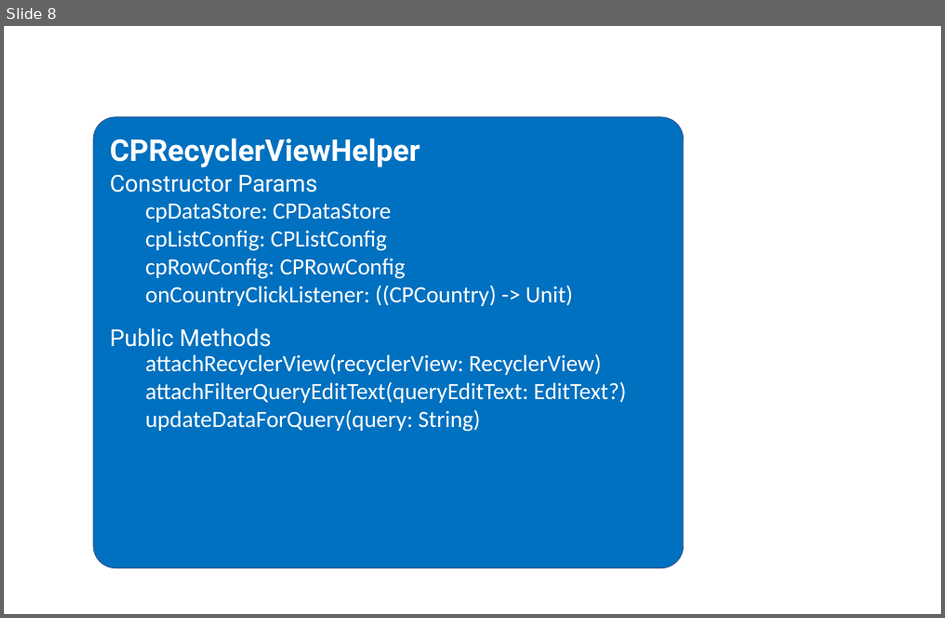
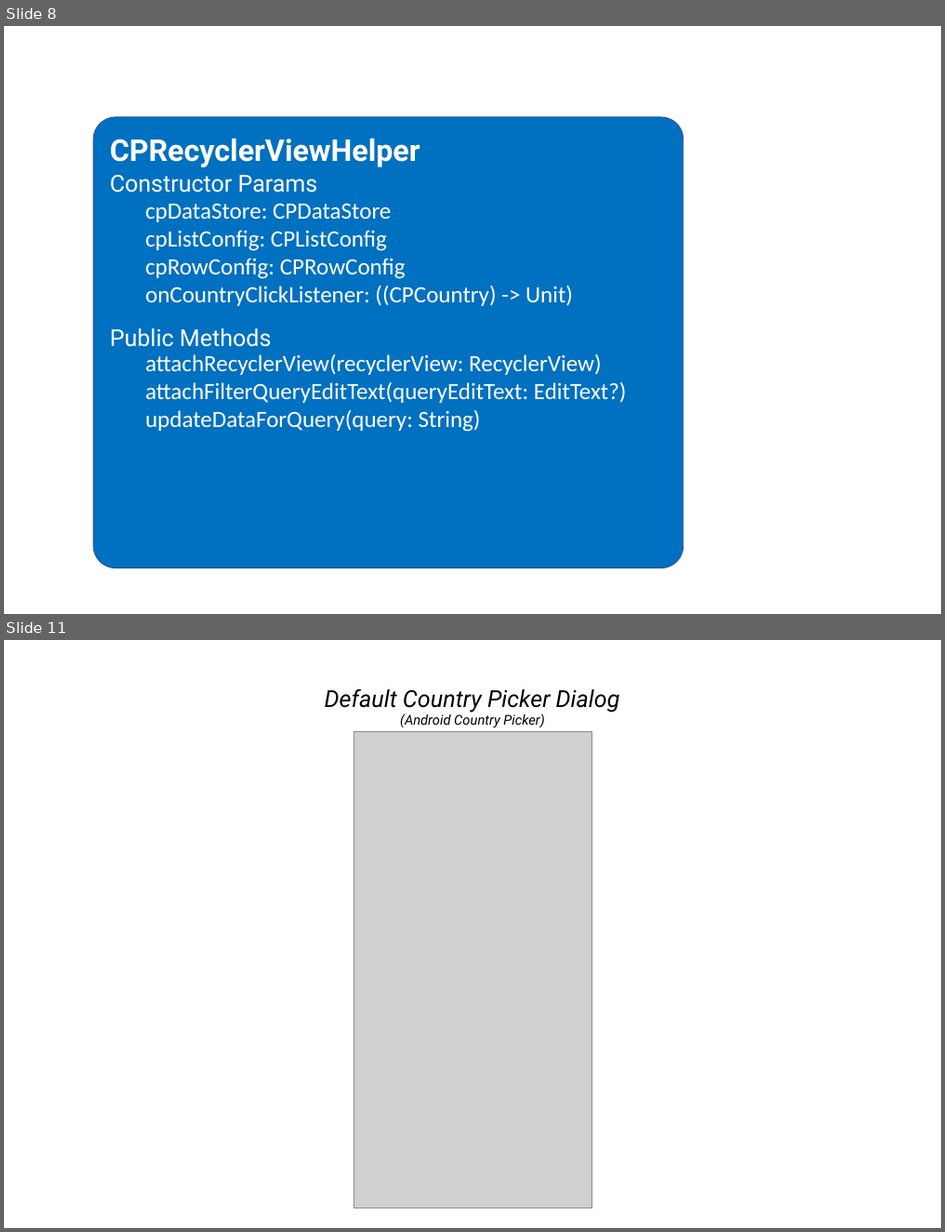
Before and after one commit to hbb20/AndroidCountryPicker, a slide deck: screenshots/illustrations.pptx. Shown one above the other, each under a label of ours: slide 8 before the commit, slides 8 and 11 after it; the slides between them are not shown. The pictures are 945x618 and 945x1232 pixels, drawn with LibreOffice and Linux fonts; fonts in the diff are those of the drawing; grey boxes stand for pictures. Boxes give left, top, right and bottom in pixels: in the first picture for what was removed or moved away, otherwise in the second. Text is boxed around its words. In the diff, an @@ line names an element or a change of style, - is before the commit and + after.

```diff
--- a/screenshots/illustrations.pptx
+++ b/screenshots/illustrations.pptx
@@ slide 11 added at box(4, 640, 941, 1228), background #FFFFFF @@
@@ text added at box(325, 689, 621, 727), 28.1 pt, text #000000, italic @@
+Default Country Picker Dialog
+(Android Country Picker)
@@ picture added at box(354, 732, 592, 1208) @@
```
Also in this commit, not shown: 4 other slides added, 4 other files.
